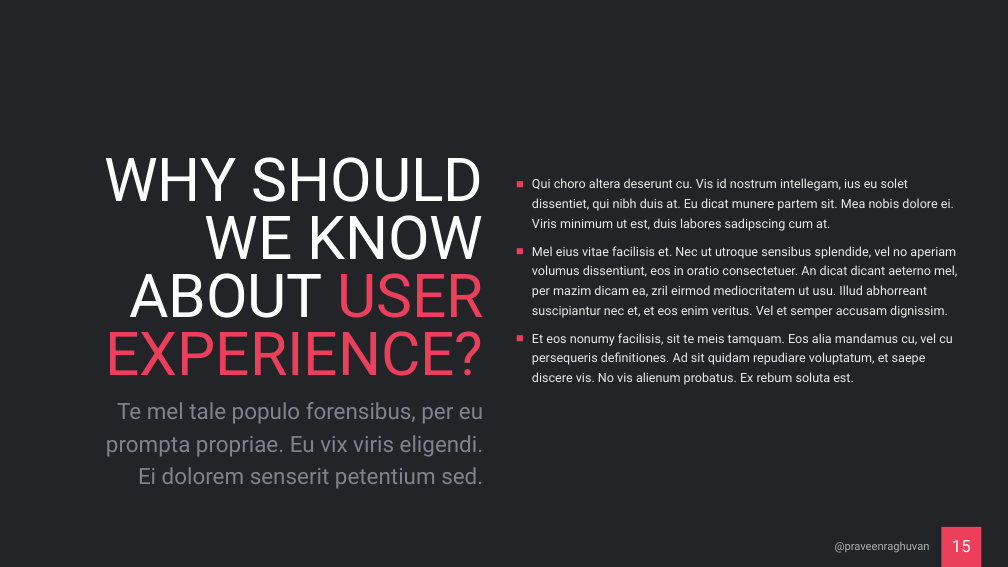
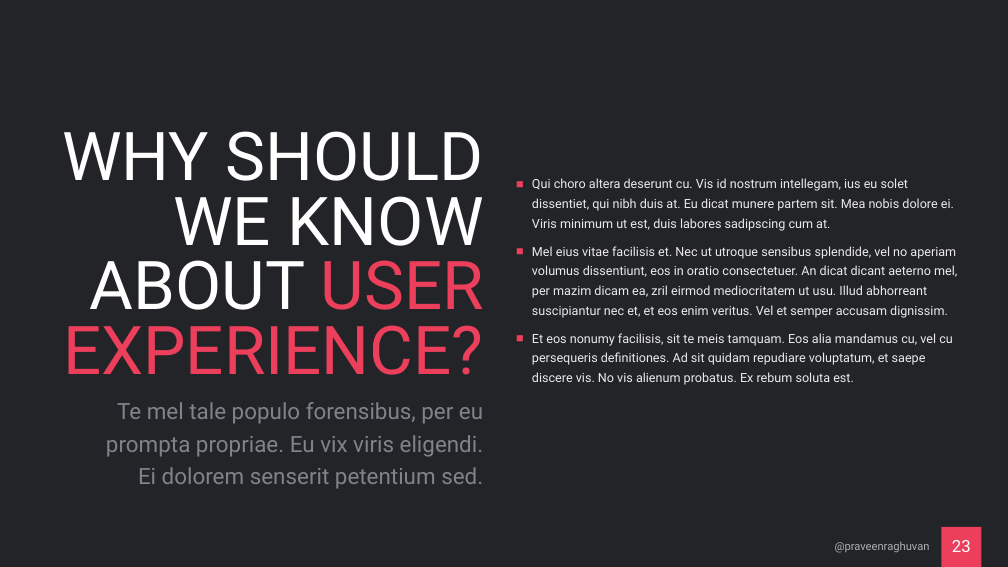
Before and after one commit to praveenraghuvanshi/tech-sessions, a slide deck: slide 23 of drafts/Orleans/ppt/Orleans_draft.pptx (slide 15 before the commit). Drawn at 1008x567 pixels with LibreOffice and Linux fonts; fonts in the diff are those of the drawing. Boxes give left, top, right and bottom in pixels: in the first picture for what was removed or moved away, otherwise in the second. Text is boxed around its words. In the diff, an @@ line names an element or a change of style, - is before the commit and + after.

```diff
--- a/drafts/Orleans/ppt/Orleans_draft.pptx
+++ b/drafts/Orleans/ppt/Orleans_draft.pptx
@@ title "WHY SHOULD WE KNOW ABOUT ..." at (62, 131, 484, 375): size 86.4 to 96 pt @@
@@ page number at (952, 540, 971, 552): text changed @@
-15
+23
```
Also in this commit, not shown: 4 other slides changed, 8 slides added, 19 other files.
